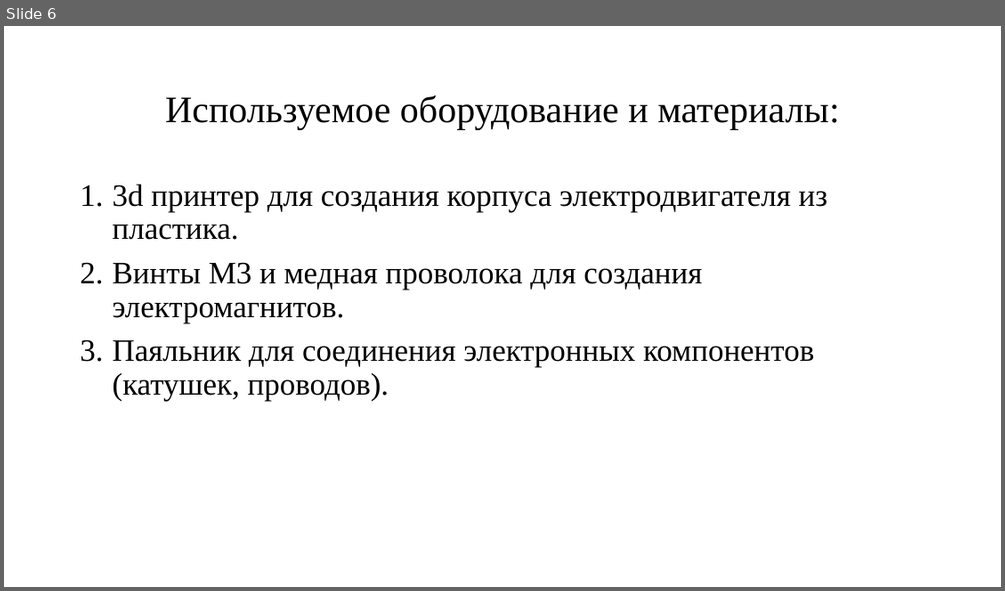
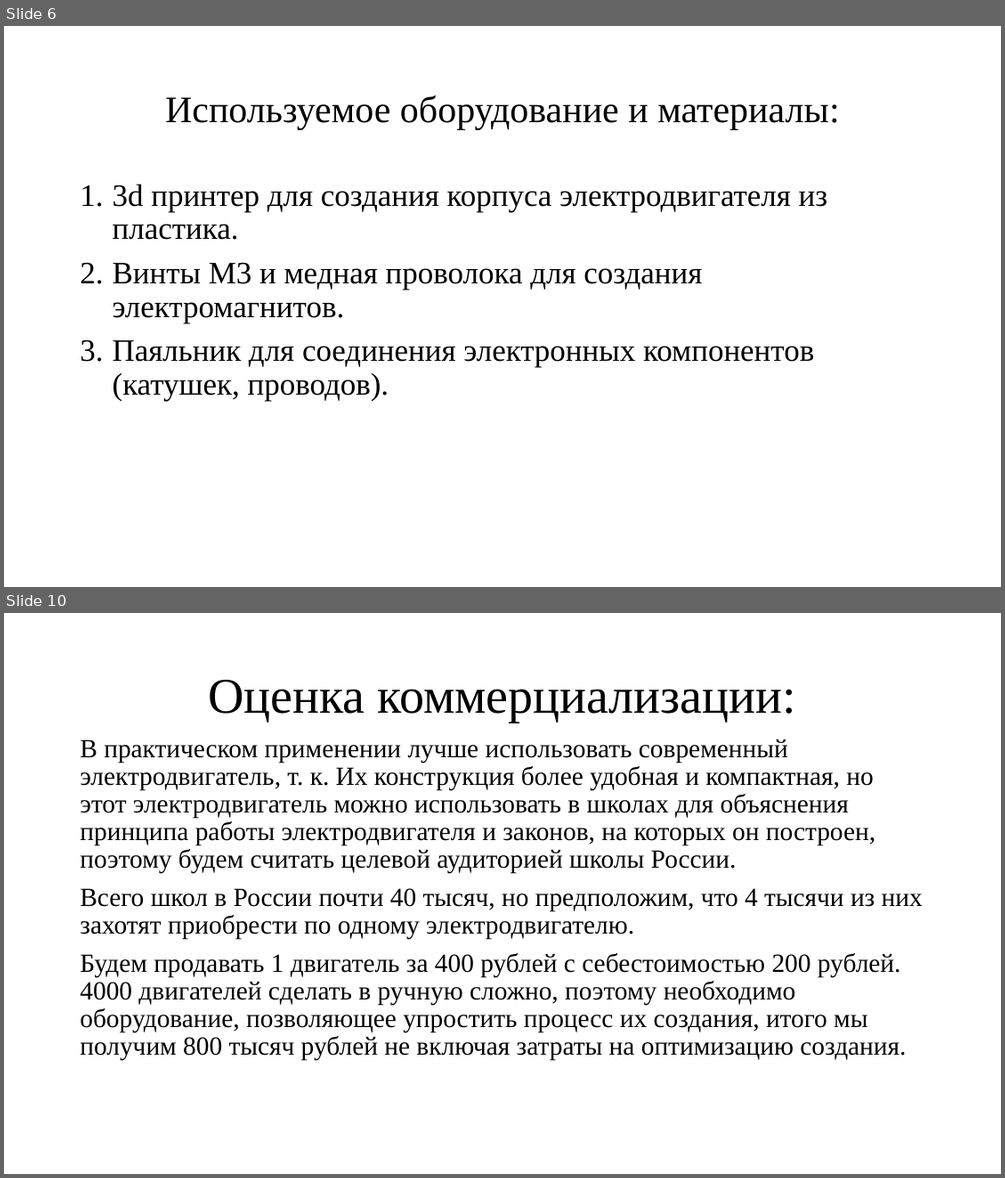
Before and after one commit to KuzovlevAnton/photos, a slide deck: Кузовлев.pptx. Shown one above the other, each under a label of ours: slide 6 before the commit, slides 6 and 10 after it; the slides between them are not shown. The pictures are 1005x591 and 1005x1178 pixels, drawn with LibreOffice and Linux fonts; fonts in the diff are those of the drawing. Boxes give left, top, right and bottom in pixels: in the first picture for what was removed or moved away, otherwise in the second. Text is boxed around its words. In the diff, an @@ line names an element or a change of style, - is before the commit and + after.

```diff
--- a/Кузовлев.pptx
+++ b/Кузовлев.pptx
@@ slide 10 added at (4,613,1001,1174), background #FFFFFF @@
@@ title added at (208,680,797,722), 48 pt, text #000000 @@
+Оценка коммерциализации:
@@ text added at (80,739,922,1060), 25.2 pt, text #000000 @@
+В практическом применении лучше использовать современный электродвигатель, т. к. Их конструкция более удобная и компактная, но этот электродвигатель можно использовать в школах для объяснения принципа работы электродвигателя и законов, на которых он построен, поэтому будем считать целевой аудиторией школы России.
+Всего школ в России почти 40 тысяч, но предположим, что 4 тысячи из них захотят приобрести по одному электродвигателю.
+Будем продавать 1 двигатель за 400 рублей с себестоимостью 200 рублей. 4000 двигателей сделать в ручную сложно, поэтому необходимо оборудование, позволяющее упростить процесс их создания, итого мы получим 800 тысяч рублей не включая затраты на оптимизацию создания.
```
Also in this commit, not shown: 5 slides changed, 3 other slides added, 1 other file.
